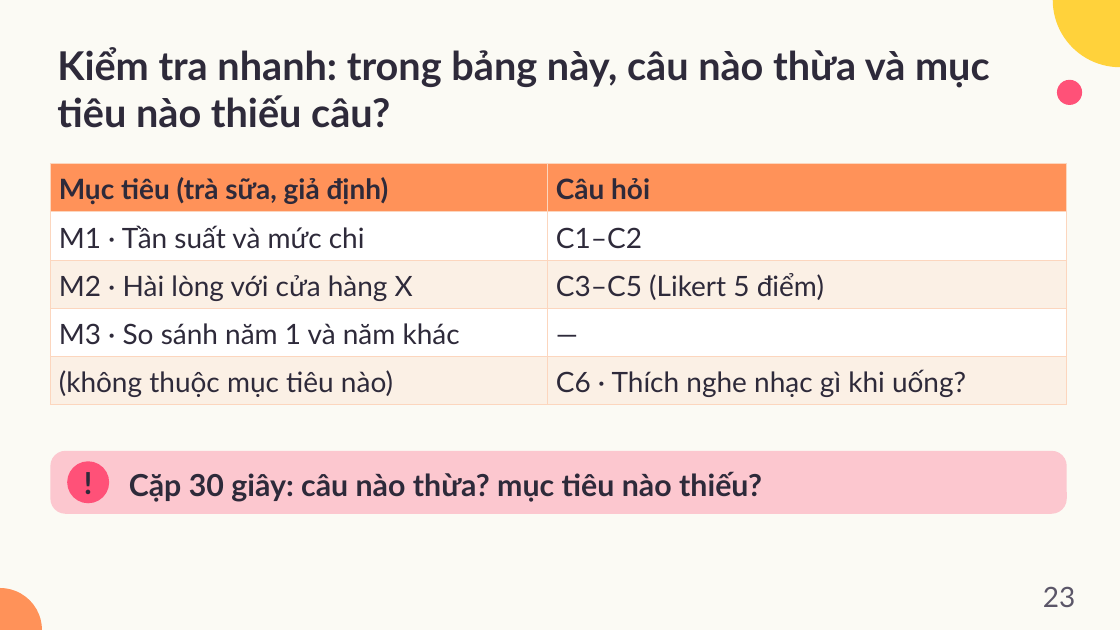
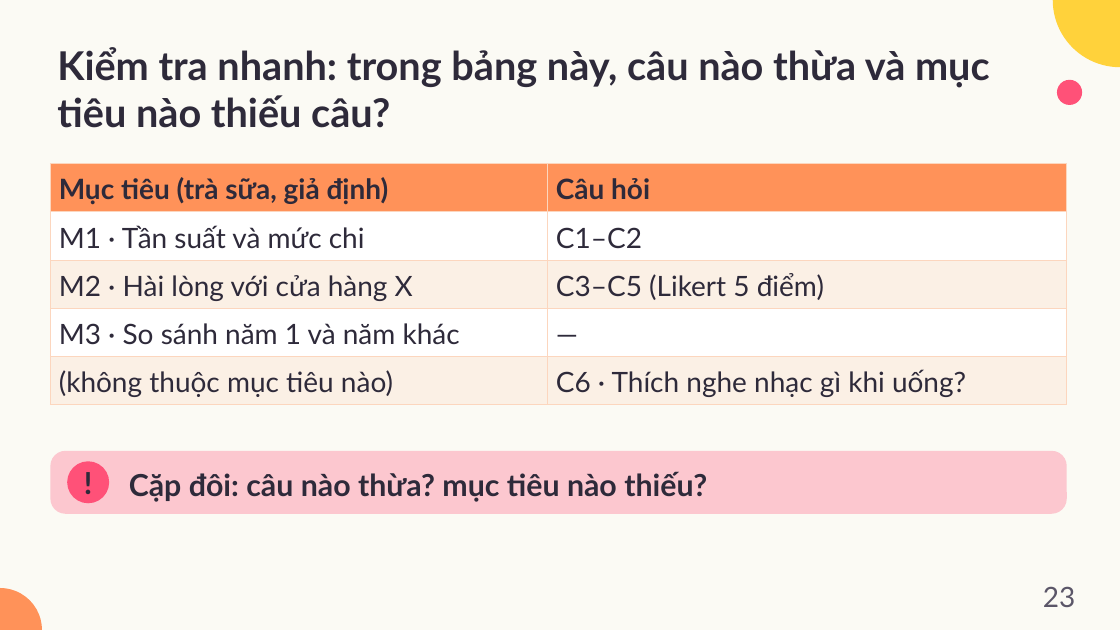
Before and after one commit to dnbaoquyen/academic-pptx-skill, a slide deck: slide 23 of mkt1107/output/MKT1107_W10_slides.pptx. Drawn at 1120x630 pixels with LibreOffice and Linux fonts; fonts in the diff are those of the drawing. Boxes give left, top, right and bottom in pixels: in the first picture for what was removed or moved away, otherwise in the second. Text is boxed around its words. In the diff, an @@ line names an element or a change of style, - is before the commit and + after.

```diff
--- a/mkt1107/output/MKT1107_W10_slides.pptx
+++ b/mkt1107/output/MKT1107_W10_slides.pptx
@@ text at <box>129,471,707,501</box>: text changed @@
-Cặp 30 giây: câu nào thừa? mục tiêu nào thiếu?
+Cặp đôi: câu nào thừa? mục tiêu nào thiếu?
```
Also in this commit, not shown: 11 other slides changed, 21 other files.
